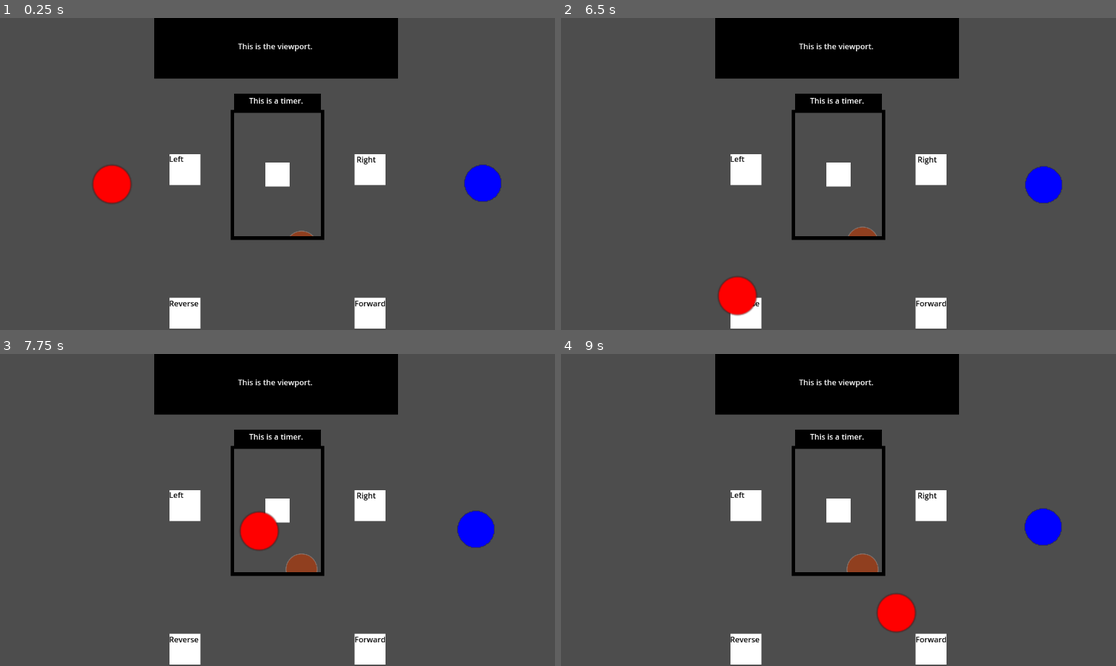
Above: before the commit, frames 1-4 (two rows, left to right).
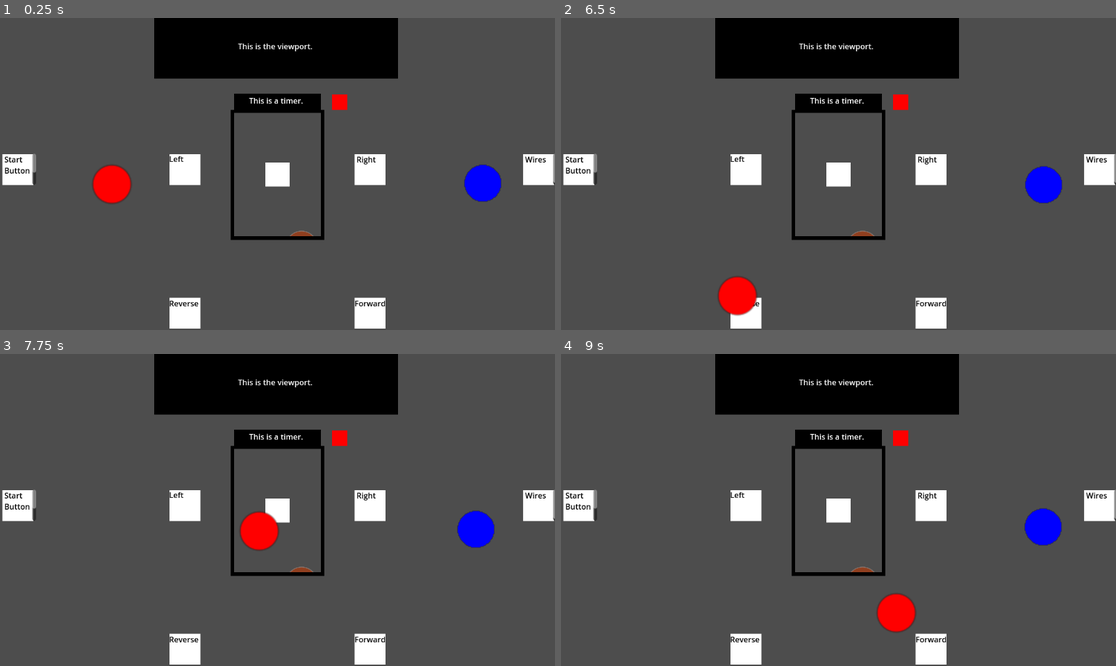
Above: after the commit, the same moments.

Repository: rynong99/fishtank
Game: Godot game, scene res://main.tscn
The game is run twice, just before and just after one commit, with the same random seed, the same clock (stepped at 60 frames per second) and the same inputs.
Inputs:
- Up to frame 1 (0.25 s): no input
- Up to frame 2 (6.5 s): tap Enter at 0.5 s; hold D (p1right) 0.53-1.28 s; tap Down (p2down) at 0.6, 3.6 s; hold S (p1down) 1.28-2.03 s; tap Left (p2left) at 1.35, 4.35 s; hold D (p1right) 2.03-2.78 s; tap Right (p2right) at 2.1, 5.1 s; hold W (p1up) 2.78-3.53 s; tap Up (p2up) at 2.85, 5.85 s; hold A (p1left) 3.53-5.03 s; hold S (p1down) 5.03-5.78 s; hold D (p1right) from 5.78 s (still down)
- Up to frame 3 (7.75 s): release D (p1right) at 6.53 s; hold W (p1up) 6.53-7.28 s; tap Down (p2down) at 6.6 s; hold D (p1right) from 7.28 s (still down); tap Left (p2left) at 7.35 s
- Up to frame 4 (9 s): release D (p1right) at 8.03 s; hold S (p1down) 8.03-8.78 s; tap Right (p2right) at 8.1 s; hold A (p1left) from 8.78 s (still down); tap Up (p2up) at 8.85 s

The runs differ from the first frame. In frame 1, 1.3% of the frame differs, in the area x 0-100%, y 24-54%; in frame 2, 1.4%; in frame 3, 1.5%, in the area x 0-100%, y 24-70%; in frame 4, 1.5%.

Commit message:
Reorganizing

Diff:
--- /dev/null
+++ b/ArtAssets/Boot.tscn
@@ -0,0 +1,3 @@
+[gd_scene format=3 uid="uid://i7jsifuuicm7"]
+
+[node name="Boot" type="Node2D"]
--- a/Tank.tscn
+++ b/Tank.tscn
@@ -42,6 +42,49 @@
 offset_bottom = 31.0
 theme_override_colors/default_color = Color(0, 0, 0, 1)
 text = "Right
+
+"
+
+[node name="Wires" type="Area2D" parent="."]
+z_index = -1
+position = Vector2(1118, 315)
+
+[node name="CollisionShape2D" type="CollisionShape2D" parent="Wires"]
+shape = SubResource("RectangleShape2D_0xm2m")
+
+[node name="Sprite2D" type="Sprite2D" parent="Wires"]
+texture = SubResource("GradientTexture2D_1bvp3")
+
+[node name="RichTextLabel4" type="RichTextLabel" parent="Wires"]
+offset_left = -28.0
+offset_top = -33.0
+offset_right = 38.0
+offset_bottom = 31.0
+theme_override_colors/default_color = Color(0, 0, 0, 1)
+text = "Wires
+
+
+"
+
+[node name="Start Button" type="Area2D" parent="."]
+z_index = -1
+position = Vector2(37, 315)
+
+[node name="CollisionShape2D" type="CollisionShape2D" parent="Start Button"]
+shape = SubResource("RectangleShape2D_0xm2m")
+
+[node name="Sprite2D" type="Sprite2D" parent="Start Button"]
+texture = SubResource("GradientTexture2D_1bvp3")
+
+[node name="RichTextLabel4" type="RichTextLabel" parent="Start Button"]
+offset_left = -28.0
+offset_top = -33.0
+offset_right = 38.0
+offset_bottom = 31.0
+theme_override_colors/default_color = Color(0, 0, 0, 1)
+text = "Start Button
+
+
 
 "
 
@@ -129,6 +172,8 @@
 
 [connection signal="body_entered" from="Right" to="." method="_on_right_body_entered"]
 [connection signal="body_exited" from="Right" to="." method="_on_right_body_exited"]
+[connection signal="body_entered" from="Wires" to="." method="_on_wires_body_entered"]
+[connection signal="body_entered" from="Start Button" to="." method="_on_start_button_body_entered"]
 [connection signal="body_entered" from="Left" to="." method="_on_left_body_entered"]
 [connection signal="body_exited" from="Left" to="." method="_on_left_body_exited"]
 [connection signal="body_entered" from="Reverse" to="." method="_on_reverse_body_entered"]
--- a/TankMovement.gd
+++ b/TankMovement.gd
@@ -3,7 +3,6 @@
 var tank_direction = DirectionController.direction
 var tank_rotation = DirectionController.rotation
 func _physics_process(delta: float) -> void:
-
 	get_tank_direction()
 	get_tank_rotation()
 	var direction = Vector2.UP.rotated(rotation)
--- a/direction_controller.gd
+++ b/direction_controller.gd
@@ -1,7 +1,7 @@
 extends Node
 var direction = "Stopped"
 var rotation = "Straight"
-var running = true
+var running = false
 
 func _process(delta: float) -> void:
 	print(direction)
--- a/outside_viewer.tscn
+++ b/outside_viewer.tscn
@@ -1,5 +1,6 @@
-[gd_scene load_steps=2 format=3 uid="uid://dqcoa3gbbljx1"]
+[gd_scene load_steps=3 format=3 uid="uid://dqcoa3gbbljx1"]
 
+[ext_resource type="Script" uid="uid://is7bsb3vbypb" path="res://running_light.gd" id="1_t3i44"]
 [ext_resource type="PackedScene" uid="uid://d1yph1vvvay2r" path="res://tank_move_test.tscn" id="1_uwmg1"]
 
 [node name="OutsideViewer" type="Control"]
@@ -9,6 +10,14 @@
 anchor_bottom = 1.0
 grow_horizontal = 2
 grow_vertical = 2
+
+[node name="Running Light" type="ColorRect" parent="."]
+offset_left = 689.0
+offset_top = 159.0
+offset_right = 721.0
+offset_bottom = 191.0
+color = Color(1, 0, 0, 1)
+script = ExtResource("1_t3i44")
 
 [node name="SubViewportContainer" type="SubViewportContainer" parent="."]
 layout_mode = 1
--- a/player1.gd
+++ b/player1.gd
@@ -1,4 +1,5 @@
 extends RigidBody2D
+class_name Fish2
 @export var speed = 1000
 var velocity = Vector2.ZERO
 func _physics_process(delta: float) -> void:
--- a/player2.gd
+++ b/player2.gd
@@ -1,4 +1,5 @@
 extends RigidBody2D
+class_name Fish1
 @export var speed = 1000
 var velocity = Vector2.ZERO
 func _physics_process(delta: float) -> void:
--- /dev/null
+++ b/running_light.gd
@@ -0,0 +1,6 @@
+extends ColorRect
+func _process(delta: float) -> void:
+	if DirectionController.running:
+		set_color(Color(0,255,0))
+	else:
+		set_color(Color(255,0,0))
--- a/tank_control.gd
+++ b/tank_control.gd
@@ -3,6 +3,7 @@
 var reverse : bool = false
 var turn_right : bool = false
 var turn_left : bool = false
+var can_start : bool = false
 
 func _process(delta: float) -> void:
 	#Stops the tank if both controls are activated
@@ -34,7 +35,6 @@
 func _on_forward_body_exited(body: Node2D) -> void:
 	driving = false
 	#print("Stopping...")
-
 func _on_reverse_body_entered(body: Node2D) -> void:
 	reverse = true
 	#print("Reversing...")
@@ -54,3 +54,12 @@
 	if turn_left:
 		turn_left = false
 		#print("Going Straight")
+func _on_wires_body_entered(body: Node2D) -> void:
+	if body is Fish1 or body is Fish2:
+		can_start = true
+func _on_start_button_body_entered(body: Node2D) -> void:
+	if can_start:
+		if not DirectionController.running:
+			DirectionController.running = true
+func tank_shutdown():
+	DirectionController.running = false
Binary file added: ArtAssets/NicePng_cowboy-boot-png_644509.png
Not shown, added: ArtAssets/NicePng_cowboy-boot-png_644509.png.import
Not shown, added: running_light.gd.uid
